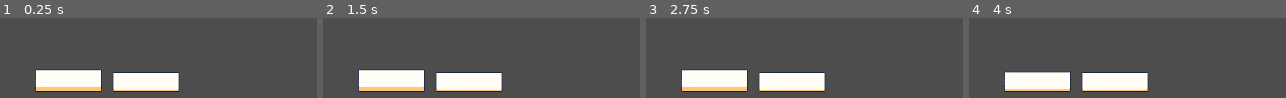
Above: before the commit, frames 1-4 (left to right).
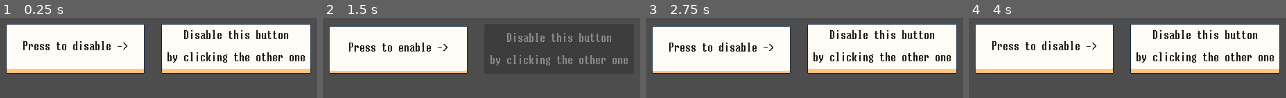
Above: after the commit, the same moments.

Repository: justin-calleja/godot-misc
Game: Godot game, scene res://scenes/btn_disable_another/main.tscn
The game is run twice, just before and just after one commit, with the same random seed, the same clock (stepped at 60 frames per second) and the same inputs. Before the commit the project starts from res://scenes/tmp1.tscn.
Inputs (mouse positions are in pixels of both pictures, inside the frame that each line leads up to):
- Up to frame 1 (0.25 s): no input
- Up to frame 2 (1.5 s): click (392, 80) at 0.52 s; click (399, 49) at 1.25 s, where only the run after the commit has a clickable "Press to disable ->"
- Up to frame 3 (2.75 s): click (722, 49) at 2 s, where only the run after the commit has a clickable "Press to enable ->"
- Up to frame 4 (4 s): click (1206, 49) at 2.75 s, where only the run after the commit has a clickable "Disable this button by clicki…"; click (1038, 80) at 3.52 s

The runs differ from the first frame. In frame 1, 66% of the frame differs, in the area x 1-99%, y 7-93%; in frame 2, 38%; in frame 3, 64%; in frame 4, 66%.

Commit message:
wip

Diff:
--- a/project.godot
+++ b/project.godot
@@ -11,7 +11,7 @@
 [application]
 
 config/name="Godot-misc"
-run/main_scene="res://scenes/tmp1.tscn"
+run/main_scene="res://scenes/btn_disable_another/main.tscn"
 config/features=PackedStringArray("4.2", "GL Compatibility")
 config/icon="res://icon.svg"
 
--- /dev/null
+++ b/resources/button_theme.tres
@@ -0,0 +1,67 @@
+[gd_resource type="Theme" load_steps=10 format=3 uid="uid://bc2s6ph864bmw"]
+
+[ext_resource type="Texture2D" uid="uid://dbsad2qyw4vqr" path="res://assets/btn_lg/normal_UI_Flat_Button_Large_Lock_01a1.png" id="1_1gu8m"]
+[ext_resource type="FontFile" uid="uid://bp5hypxvxi4yu" path="res://assets/fonts/madou-futo-maru-gothic/MadouFutoMaruGothic-d9Xo7.ttf" id="1_l8wwh"]
+[ext_resource type="Texture2D" uid="uid://ixuuf1diw8mf" path="res://assets/btn_lg/hover_UI_Flat_Button_Large_Lock_01a2.png" id="1_vuj7h"]
+[ext_resource type="Texture2D" uid="uid://dx1e2oko4tbao" path="res://assets/btn_lg/pressed_UI_Flat_Button_Large_Lock_01a3.png" id="3_06x4y"]
+
+[sub_resource type="StyleBoxFlat" id="StyleBoxFlat_oj3fv"]
+content_margin_left = 4.0
+content_margin_top = 4.0
+content_margin_right = 4.0
+content_margin_bottom = 4.0
+bg_color = Color(0.1, 0.1, 0.1, 0.3)
+corner_radius_top_left = 3
+corner_radius_top_right = 3
+corner_radius_bottom_right = 3
+corner_radius_bottom_left = 3
+corner_detail = 5
+
+[sub_resource type="StyleBoxEmpty" id="StyleBoxEmpty_amyg8"]
+
+[sub_resource type="StyleBoxTexture" id="StyleBoxTexture_3r6qr"]
+texture = ExtResource("1_vuj7h")
+texture_margin_left = 8.0
+texture_margin_top = 12.0
+texture_margin_right = 8.0
+texture_margin_bottom = 16.0
+
+[sub_resource type="StyleBoxTexture" id="StyleBoxTexture_q6g6j"]
+texture = ExtResource("1_1gu8m")
+texture_margin_left = 8.0
+texture_margin_top = 8.0
+texture_margin_right = 8.0
+texture_margin_bottom = 16.0
+
+[sub_resource type="StyleBoxTexture" id="StyleBoxTexture_w0hq2"]
+texture = ExtResource("3_06x4y")
+texture_margin_left = 8.0
+texture_margin_top = 16.0
+texture_margin_right = 8.0
+texture_margin_bottom = 16.0
+
+[resource]
+default_font = ExtResource("1_l8wwh")
+Button/colors/font_color = Color(0.0627451, 0.0627451, 0.0627451, 1)
+Button/colors/font_disabled_color = Color(0.875, 0.875, 0.875, 0.5)
+Button/colors/font_focus_color = Color(0.0627451, 0.0627451, 0.0627451, 1)
+Button/colors/font_hover_color = Color(0.0627451, 0.0627451, 0.0627451, 1)
+Button/colors/font_hover_pressed_color = Color(0.0627451, 0.0627451, 0.0627451, 1)
+Button/colors/font_outline_color = Color(0.0627451, 0.0627451, 0.0627451, 1)
+Button/colors/font_pressed_color = Color(0.0627451, 0.0627451, 0.0627451, 1)
+Button/colors/icon_disabled_color = Color(1, 1, 1, 0.4)
+Button/colors/icon_focus_color = Color(1, 1, 1, 1)
+Button/colors/icon_hover_color = Color(1, 1, 1, 1)
+Button/colors/icon_hover_pressed_color = Color(1, 1, 1, 1)
+Button/colors/icon_normal_color = Color(1, 1, 1, 1)
+Button/colors/icon_pressed_color = Color(1, 1, 1, 1)
+Button/constants/h_separation = 4
+Button/constants/icon_max_width = 0
+Button/constants/outline_size = 0
+Button/font_sizes/font_size = 16
+Button/fonts/font = ExtResource("1_l8wwh")
+Button/styles/disabled = SubResource("StyleBoxFlat_oj3fv")
+Button/styles/focus = SubResource("StyleBoxEmpty_amyg8")
+Button/styles/hover = SubResource("StyleBoxTexture_3r6qr")
+Button/styles/normal = SubResource("StyleBoxTexture_q6g6j")
+Button/styles/pressed = SubResource("StyleBoxTexture_w0hq2")
--- /dev/null
+++ b/resources/unifontex_normal.tres
@@ -0,0 +1,7 @@
+[gd_resource type="LabelSettings" load_steps=2 format=3 uid="uid://cij4xpjy7l0ac"]
+
+[ext_resource type="FontFile" uid="uid://bp5hypxvxi4yu" path="res://assets/fonts/madou-futo-maru-gothic/MadouFutoMaruGothic-d9Xo7.ttf" id="1_1t8oj"]
+
+[resource]
+font = ExtResource("1_1t8oj")
+font_color = Color(0.0235294, 0.0235294, 0.0235294, 1)
--- a/scenes/btn/btn_lg.tscn
+++ /dev/null
@@ -1,24 +0,0 @@
-[gd_scene load_steps=5 format=3 uid="uid://caemsmj00xule"]
-
-[ext_resource type="Texture2D" uid="uid://dbsad2qyw4vqr" path="res://assets/btn_lg/normal_UI_Flat_Button_Large_Lock_01a1.png" id="1_ls42p"]
-[ext_resource type="Texture2D" uid="uid://dx1e2oko4tbao" path="res://assets/btn_lg/pressed_UI_Flat_Button_Large_Lock_01a3.png" id="2_6awqm"]
-[ext_resource type="Texture2D" uid="uid://ixuuf1diw8mf" path="res://assets/btn_lg/hover_UI_Flat_Button_Large_Lock_01a2.png" id="3_jd0df"]
-[ext_resource type="Texture2D" uid="uid://dcg7c3r8ofbak" path="res://assets/btn_lg/UI_Flat_Button_Large_Lock_01a4.png" id="4_jswe7"]
-
-[node name="BtnLg" type="TextureButton"]
-texture_normal = ExtResource("1_ls42p")
-texture_pressed = ExtResource("2_6awqm")
-texture_hover = ExtResource("3_jd0df")
-texture_disabled = ExtResource("4_jswe7")
-
-[node name="MC" type="MarginContainer" parent="."]
-layout_mode = 1
-anchors_preset = 15
-anchor_right = 1.0
-anchor_bottom = 1.0
-grow_horizontal = 2
-grow_vertical = 2
-
-[node name="Label" type="Label" parent="MC"]
-layout_mode = 2
-text = "sdf"
--- /dev/null
+++ b/scenes/btn/button_large.tscn
@@ -0,0 +1,8 @@
+[gd_scene load_steps=2 format=3 uid="uid://tlartynj2n3e"]
+
+[ext_resource type="Theme" uid="uid://bc2s6ph864bmw" path="res://resources/button_theme.tres" id="1_tqi87"]
+
+[node name="ButtonLarge" type="Button"]
+theme = ExtResource("1_tqi87")
+theme_override_constants/h_separation = 12
+text = "dummy text"
--- /dev/null
+++ b/scenes/btn_disable_another/main.tscn
@@ -0,0 +1,40 @@
+[gd_scene load_steps=3 format=3 uid="uid://qf7kjmn0qffk"]
+
+[ext_resource type="PackedScene" uid="uid://tlartynj2n3e" path="res://scenes/btn/button_large.tscn" id="1_0f8q8"]
+[ext_resource type="Script" path="res://scripts/base_button/tmp.gd" id="3_exsf6"]
+
+[node name="Tmp1" type="Control"]
+layout_mode = 3
+anchors_preset = 15
+anchor_right = 1.0
+anchor_bottom = 1.0
+grow_horizontal = 2
+grow_vertical = 2
+
+[node name="MC" type="MarginContainer" parent="."]
+layout_mode = 0
+offset_right = 40.0
+offset_bottom = 40.0
+theme_override_constants/margin_left = 46
+theme_override_constants/margin_top = 46
+
+[node name="HBox" type="HBoxContainer" parent="MC"]
+layout_mode = 2
+theme_override_constants/separation = 24
+
+[node name="Btn" parent="MC/HBox" instance=ExtResource("1_0f8q8")]
+custom_minimum_size = Vector2(200, 2.08165e-12)
+layout_mode = 2
+text = "..Press to disable ->.."
+
+[node name="DisableTargetOnPressed" type="Node" parent="MC/HBox/Btn" node_paths=PackedStringArray("_target")]
+script = ExtResource("3_exsf6")
+text_when_target_is_enabled = "Press to disable ->"
+text_when_target_is_disabled = "Press to enable ->"
+_target = NodePath("../../TargetBtn")
+
+[node name="TargetBtn" parent="MC/HBox" instance=ExtResource("1_0f8q8")]
+layout_mode = 2
+text = "Disable this button
+
+by clicking the other one"
--- a/scenes/tmp1.tscn
+++ /dev/null
@@ -1,18 +0,0 @@
-[gd_scene load_steps=2 format=3 uid="uid://qf7kjmn0qffk"]
-
-[ext_resource type="PackedScene" uid="uid://caemsmj00xule" path="res://scenes/btn/btn_lg.tscn" id="1_xouq2"]
-
-[node name="Tmp1" type="Node2D"]
-
-[node name="BtnLg" parent="." instance=ExtResource("1_xouq2")]
-offset_left = 88.0
-offset_top = 112.0
-offset_right = 184.0
-offset_bottom = 144.0
-
-[node name="BtnLg2" parent="." instance=ExtResource("1_xouq2")]
-offset_left = 200.0
-offset_top = 112.0
-offset_right = 296.0
-offset_bottom = 144.0
-disabled = true
--- /dev/null
+++ b/scripts/base_button/disable_target_on_pressed.gd
@@ -0,0 +1,24 @@
+class_name DisableTargetOnPressed
+extends Node
+
+@export var _target: BaseButton
+
+var _parent: BaseButton
+
+
+func _ready():
+	_parent = get_parent()
+	_parent.connect("pressed", _on_btn_pressed)
+
+
+func _on_btn_pressed() -> void:
+	if _target.disabled: enable(_target)
+	else: disable(_target)
+
+
+func disable(btn: BaseButton) -> void:
+	btn.set_disabled(true)
+
+
+func enable(btn: BaseButton) -> void:
+	btn.set_disabled(false)
--- /dev/null
+++ b/scripts/base_button/tmp.gd
@@ -0,0 +1,19 @@
+class_name Abc
+extends DisableTargetOnPressed
+
+@export var text_when_target_is_enabled: String
+@export var text_when_target_is_disabled: String
+@export var set_parent_text_on_ready: bool = true
+
+func _ready():
+	super()
+	if set_parent_text_on_ready:
+		_parent.text = text_when_target_is_enabled
+
+func disable(btn: BaseButton) -> void:
+	super(btn)
+	_parent.text = text_when_target_is_disabled
+
+func enable(btn: BaseButton) -> void:
+	super(btn)
+	_parent.text = text_when_target_is_enabled
--- a/scripts/label/set_label.gd
+++ /dev/null
@@ -1,8 +0,0 @@
-extends Node
-
-@export var _label_node: Label
-@export var _label_text: String
-
-
-func _ready():
-	_label_node.text = _label_text
Not shown, removed: assets/fonts/UnifontEX/LICENSE.txt
Not shown, removed: assets/fonts/UnifontEX/UnifontExMono.ttf.import
Not shown, removed: assets/fonts/UnifontEX/attribution.txt
Binary file added: assets/fonts/madou-futo-maru-gothic/MadouFutoMaruGothic-d9Xo7.ttf
Not shown, added: assets/fonts/madou-futo-maru-gothic/MadouFutoMaruGothic-d9Xo7.ttf.import
Not shown, added: assets/fonts/madou-futo-maru-gothic/attribution.txt
Not shown, added: assets/fonts/madou-futo-maru-gothic/info.txt
Not shown, removed: assets/fonts/UnifontEX/LICENSE
Not shown, changed: assets/fonts/UnifontEX/UnifontExMono.ttf
Not shown, added: assets/fonts/madou-futo-maru-gothic/LICENSE
